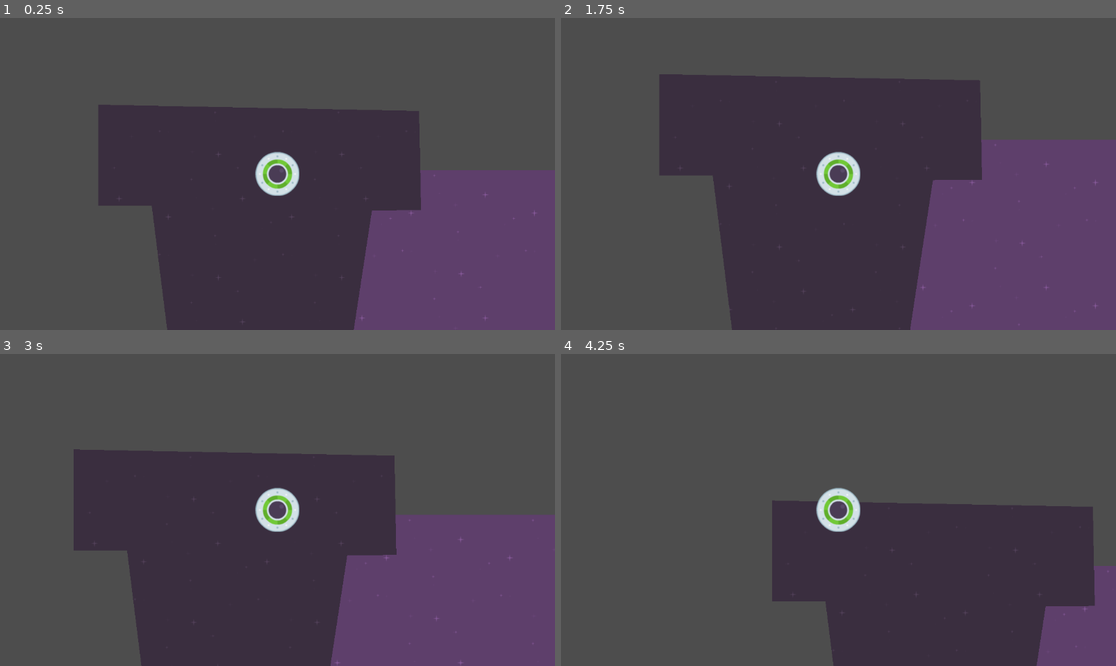
Above: before the commit, frames 1-4 (two rows, left to right).
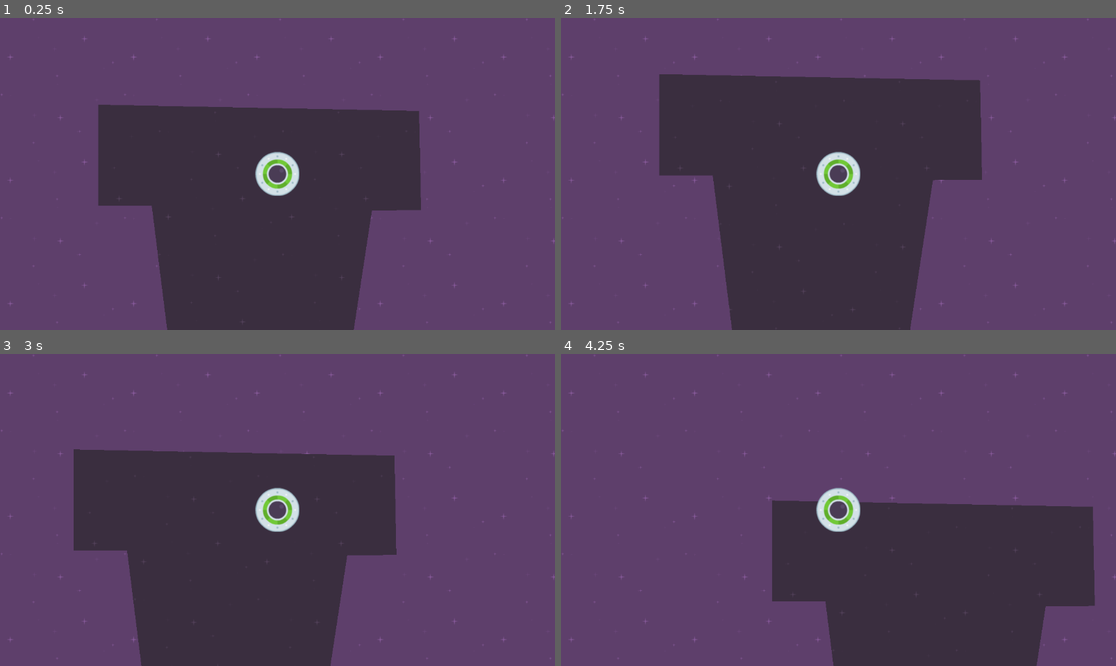
Above: after the commit, the same moments.

Repository: Z3BINI/speedy-saucer
Game: Godot game, scene res://level_1.tscn
The game is run twice, just before and just after one commit, with the same random seed, the same clock (stepped at 60 frames per second) and the same inputs.
Inputs:
- Up to frame 1 (0.25 s): no input
- Up to frame 2 (1.75 s): tap Enter at 0.5 s; hold D (right) 0.53-1.28 s; hold S (down) from 1.28 s (still down)
- Up to frame 3 (3 s): release S (down) at 2.03 s; hold D (right) 2.03-2.78 s; hold W (up) from 2.78 s (still down)
- Up to frame 4 (4.25 s): release W (up) at 3.53 s; hold A (left) from 3.53 s (still down)

The runs differ from the first frame. In frame 1, 51% of the frame differs, in the area x 0-100%, y 0-100%; in frame 2, 44%; in frame 3, 50%; in frame 4, 70%.

Commit message:
Added CanvasLayer Node
Placed background in CanvasLayer for easy parallax effect

Diff:
--- a/level_1.tscn
+++ b/level_1.tscn
@@ -8,7 +8,10 @@
 [node name="Level1" type="Node2D"]
 script = ExtResource("1_m6ov4")
 
-[node name="Background" type="TextureRect" parent="."]
+[node name="CanvasLayer" type="CanvasLayer" parent="."]
+layer = -1
+
+[node name="Background" type="TextureRect" parent="CanvasLayer"]
 z_index = -999
 offset_left = -8.0
 offset_top = -8.0
